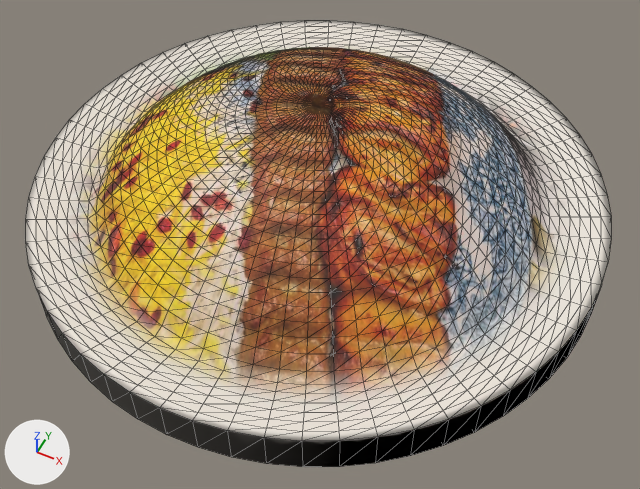
Renders of the glTF model models/seekh-kebab.glb from each side of a commit.
Rendered twice from a 50 mm camera at (0.135, -0.268, 0.3) aimed at (0.013, -0.025, -0.004). Arrows for +X, +Y and +Z are at lower left; the lights stay in place. The first picture is the older version. Mesh edges are drawn as thin lines. Vertices at exactly the same position are counted once.

The scene before the commit, as lines of its bpy script (objects in view):
```python
me_mesh_0 = bpy.data.meshes.new('Mesh_0')
me_mesh_0.from_pydata(...)  # 1862 vertices, 3720 faces; spans x -0.135..0.135, y -0.135..0.135, z -0.014..0.055
me_mesh_0.materials.append(mat_dish)  # picture img_image_0
ob_seekh_kebab = bpy.data.objects.new('seekh-kebab', me_mesh_0)
ob_seekh_kebab.location = (0.0, 0.0, 0.0)
```
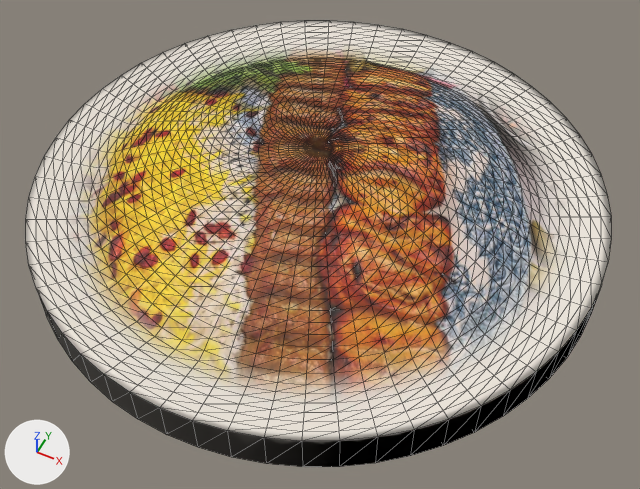
Pixel boxes [x1, y1, x2, y2] of what changed, in the pictures (640 x 489 px; the box of a moved part takes in the faces that stretch with it):
part 1 of me_mesh_0, moved or reshaped: before [88, 47, 549, 385]; after [88, 55, 549, 385]

What the commit changed:
me_mesh_0 is used by ob_seekh_kebab; location (0.0, 0.0, 0.0).
me_mesh_0 had 1862 vertices, 3720 faces and spanned x -0.135..0.135, y -0.135..0.135, z -0.014..0.055.
me_mesh_0 now has 1862 vertices, 3720 faces and spans x -0.135..0.135, y -0.135..0.135, z -0.014..0.03.
me_mesh_0 part 1: 1381 of the vertices in x -0.104..0.104, y -0.104..0.104, z 0.005..0.055 are scaled about the mesh origin by (1, 1, 0.538).
